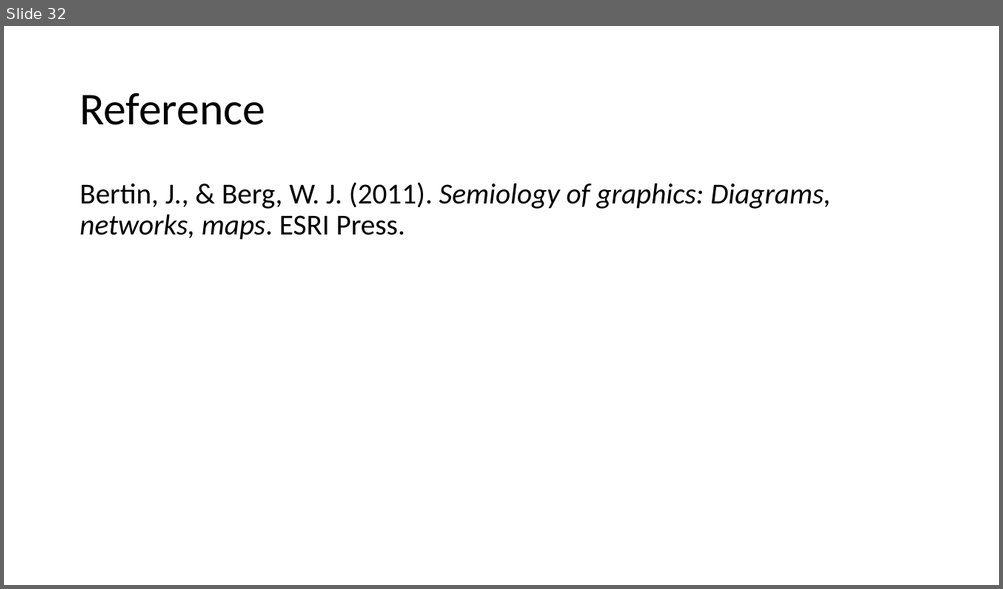
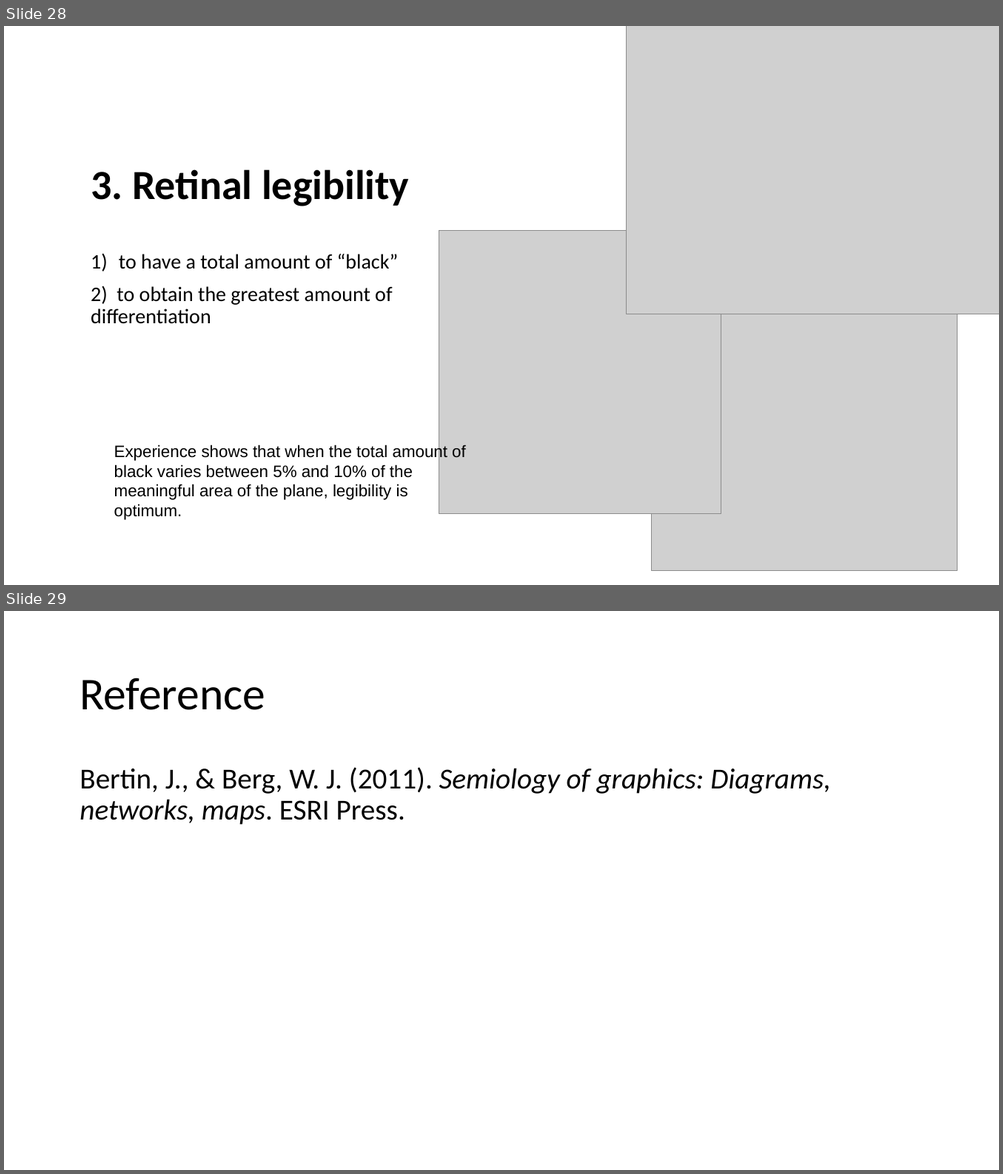
Before and after one commit to Jiaxin-yyjx/Visualization-D3.js-Lab, a slide deck: midterm/SoMSummery.pptx. Shown one above the other, each under a label of ours: slide 32 before the commit, slides 28 and 29 after it. The pictures are 1003x589 and 1003x1174 pixels, drawn with LibreOffice and Linux fonts; fonts in the diff are those of the drawing; grey boxes stand for pictures. Boxes give left, top, right and bottom in pixels: in the first picture for what was removed or moved away, otherwise in the second. Text is boxed around its words. In the diff, an @@ line names an element or a change of style, - is before the commit and + after.

```diff
--- a/midterm/SoMSummery.pptx
+++ b/midterm/SoMSummery.pptx
@@ slide 28 added at bbox=[4, 26, 999, 585], background #FFFFFF @@
@@ picture added at bbox=[626, 26, 999, 315] @@
@@ title added at bbox=[91, 170, 409, 207], 40 pt, text #000000, bold @@
+3. Retinal legibility
@@ picture added at bbox=[439, 230, 721, 514] @@
@@ text added at bbox=[91, 254, 398, 324], 20 pt, text #000000 @@
+1) to have a total amount of “black”
+2) to obtain the greatest amount of differentiation
@@ picture added at bbox=[652, 312, 958, 571] @@
@@ text added at bbox=[114, 444, 466, 500], 16 pt, text #000000 @@
+Experience shows that when the total amount of black varies between 5% and 10% of the meaningful area of the plane, legibility is optimum.
@@ what was slide 32 is now slide 29 @@
```
Also in this commit, not shown: 8 slides changed, 4 other slides added, 8 slides removed.
